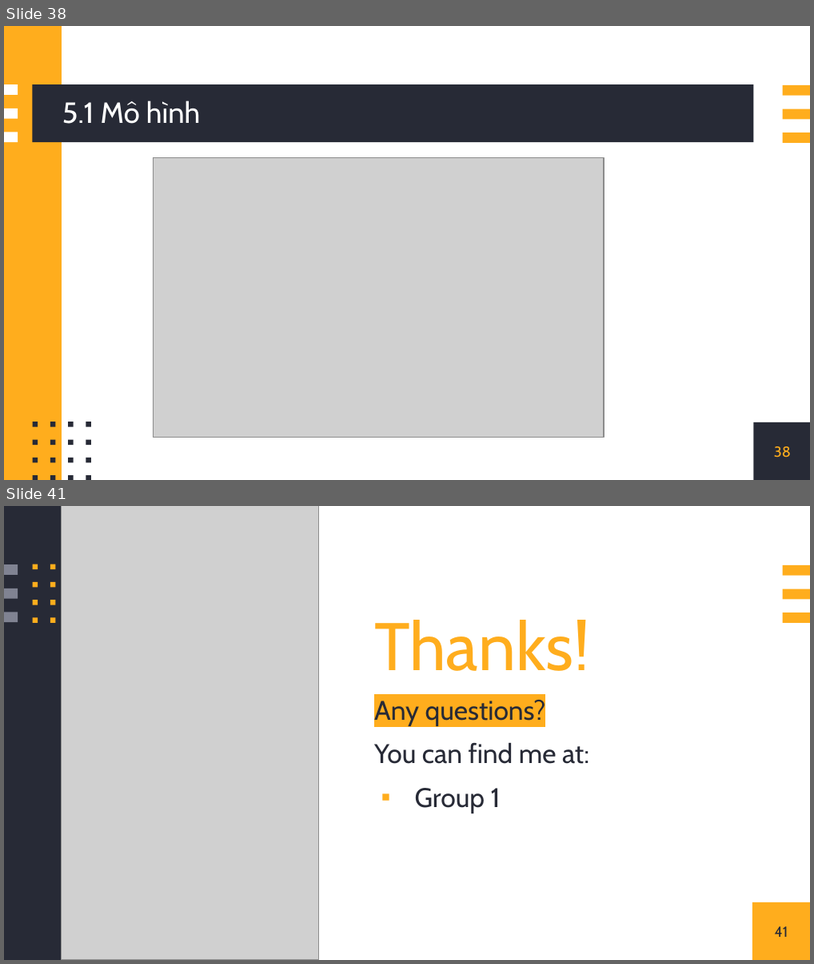
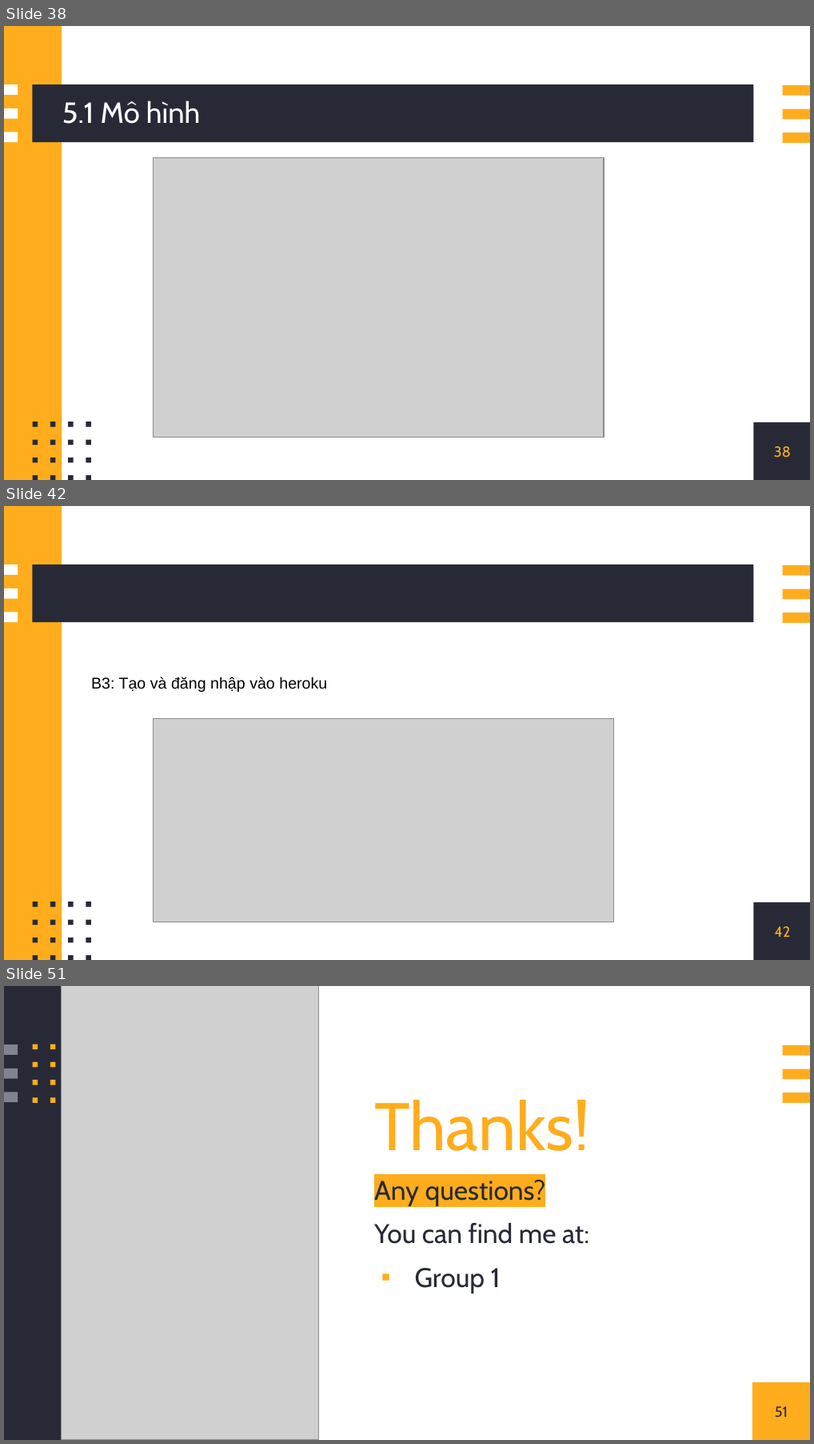
Before and after one commit to doitino/DoAn_CNPM_QuanLyGiangVien, a slide deck: nhom1.pptx. Shown one above the other, each under a label of ours: slides 38 and 41 before the commit, slides 38, 42 and 51 after it; the slides between them are not shown. The pictures are 814x964 and 814x1444 pixels, drawn with LibreOffice and Linux fonts; fonts in the diff are those of the drawing; grey boxes stand for pictures. Boxes give left, top, right and bottom in pixels: in the first picture for what was removed or moved away, otherwise in the second. Text is boxed around its words. In the diff, an @@ line names an element or a change of style, - is before the commit and + after.

```diff
--- a/nhom1.pptx
+++ b/nhom1.pptx
@@ slide 42 added at bbox=[4, 506, 810, 960], background #FFFFFF; not listed: 25 template elements that a slide beside it also shows @@
@@ text added at bbox=[91, 676, 327, 692], 14 pt, text #000000 @@
+B3: Tạo và đăng nhập vào heroku
@@ picture added at bbox=[153, 718, 614, 921] @@
@@ page number added at bbox=[775, 926, 791, 936], 13 pt, text #FFAD1D @@
+42
@@ what was slide 41 is now slide 51 @@
@@ page number at bbox=[775, 1406, 788, 1417]: text changed @@
-41
+51
```
Also in this commit, not shown: 2 slides changed, 9 other slides added, 55 other files.
